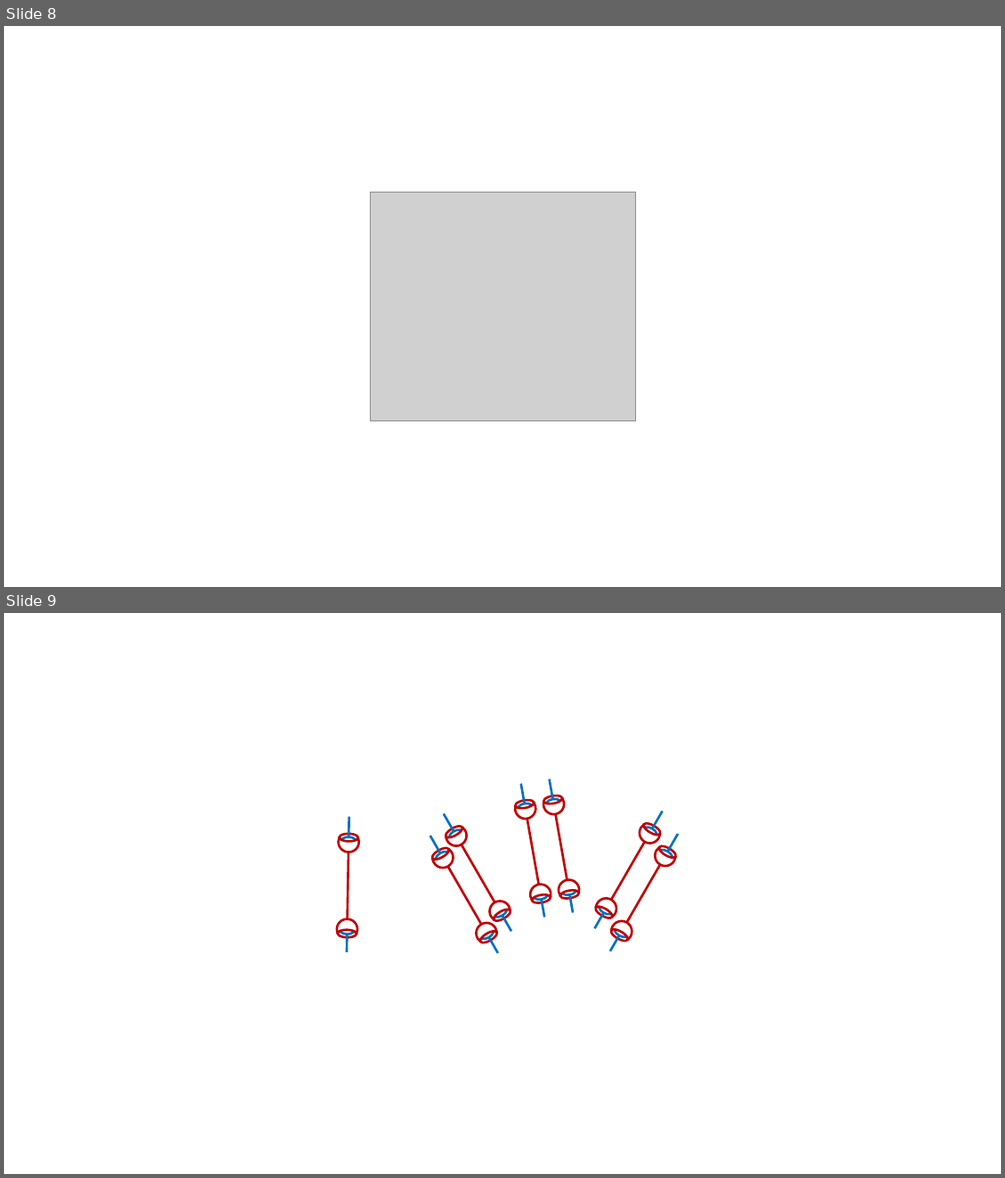
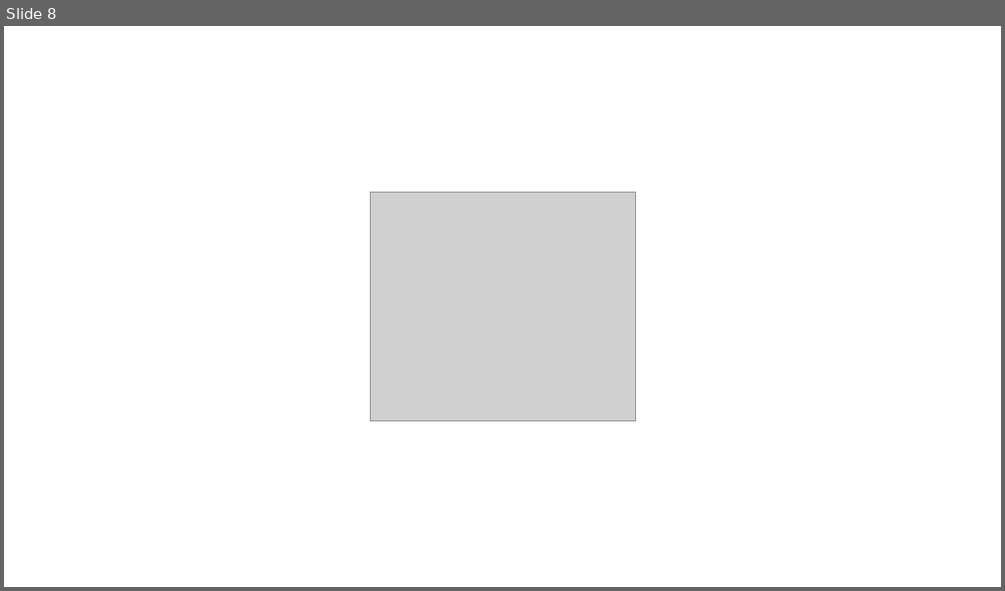
Before and after one commit to xpessoles/TP_Sujets, a slide deck: Figures.pptx. Shown one above the other, each under a label of ours: slides 8 and 9 before the commit, slide 8 after it. The pictures are 1005x1178 and 1005x591 pixels, drawn with LibreOffice and Linux fonts; fonts in the diff are those of the drawing; grey boxes stand for pictures; background and template pictures are left out. Boxes give left, top, right and bottom in pixels: in the first picture for what was removed or moved away, otherwise in the second. Text is boxed around its words. In the diff, an @@ line names an element or a change of style, - is before the commit and + after.

```diff
--- a/Figures.pptx
+++ b/Figures.pptx
@@ slide 9 removed at bbox=[4, 613, 1001, 1174], background #FFFFFF; not listed: 1 template element that a slide beside it also shows @@
@@ group removed at bbox=[513, 784, 553, 917]: 4 arc (boxed as its full ellipse)s, 3 lines, 2 ellipses @@
@@ group removed at bbox=[542, 779, 582, 913]: 4 arc (boxed as its full ellipse)s, 3 lines, 2 ellipses @@
@@ group removed at bbox=[442, 813, 514, 931]: 4 arc (boxed as its full ellipse)s, 3 lines, 2 ellipses @@
@@ group removed at bbox=[591, 811, 664, 929]: 4 arc (boxed as its full ellipse)s, 3 lines, 2 ellipses @@
@@ group removed at bbox=[337, 817, 359, 952]: 4 arc (boxed as its full ellipse)s, 3 lines, 2 ellipses @@
@@ group removed at bbox=[429, 835, 501, 953]: 4 arc (boxed as its full ellipse)s, 3 lines, 2 ellipses @@
@@ group removed at bbox=[607, 834, 680, 951]: 4 arc (boxed as its full ellipse)s, 3 lines, 2 ellipses @@
```
Also in this commit, not shown: 2 slides added.
